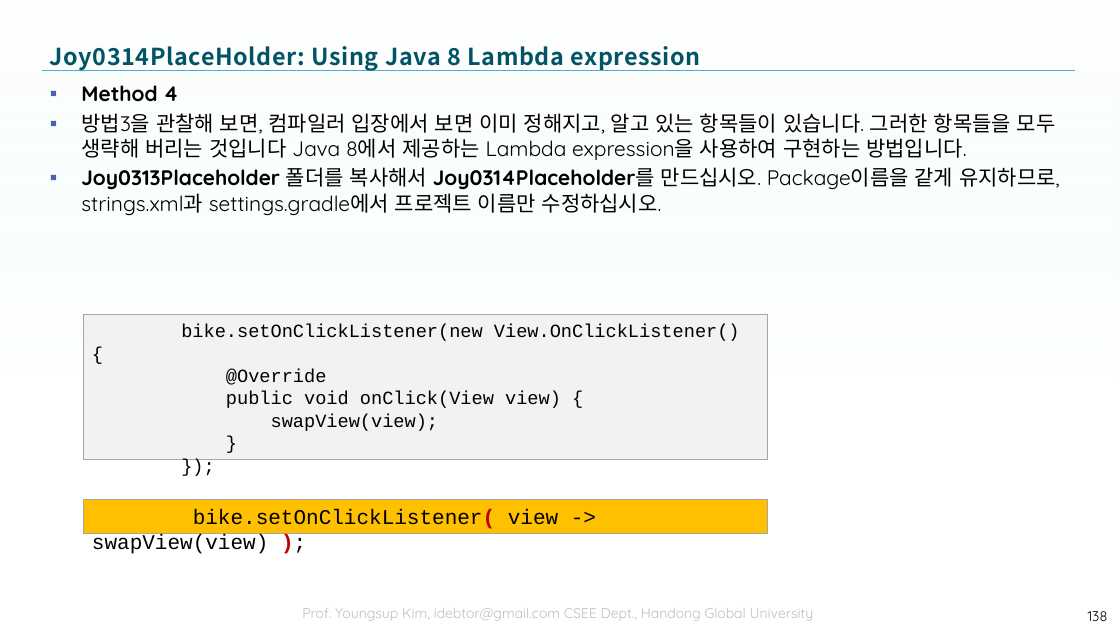
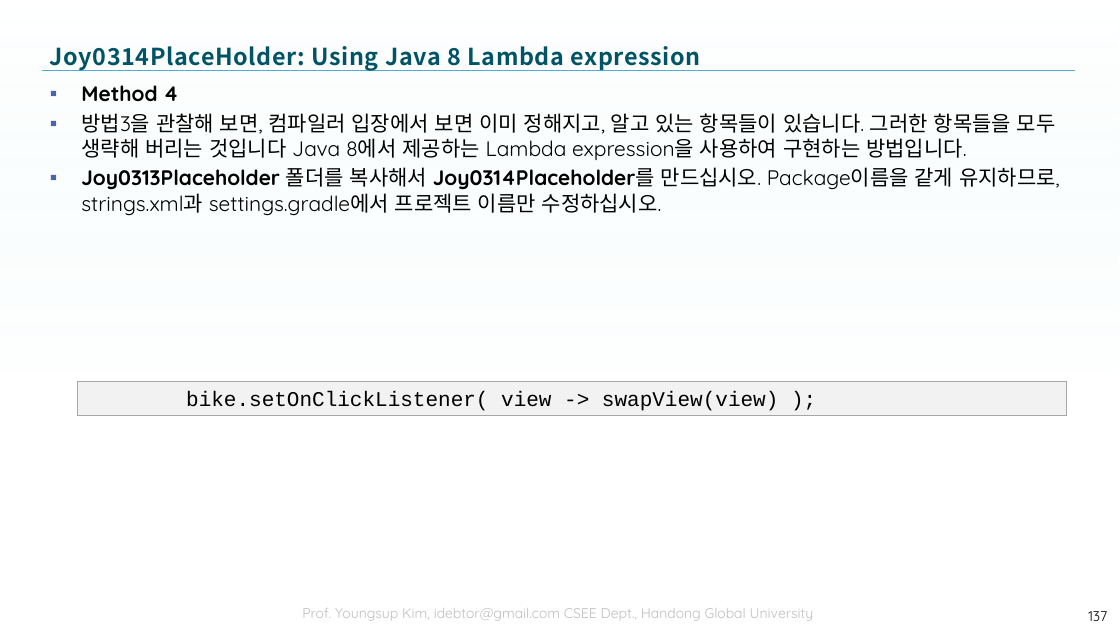
Before and after one commit to tae7841/HuStarAS, a slide deck: slide 137 of ppts/03Widget.pptx (slide 138 before the commit). Drawn at 1120x630 pixels with LibreOffice and Linux fonts; fonts in the diff are those of the drawing; background and template pictures are left out. Boxes give left, top, right and bottom in pixels: in the first picture for what was removed or moved away, otherwise in the second. Text is boxed around its words. In the diff, an @@ line names an element or a change of style, - is before the commit and + after.

```diff
--- a/ppts/03Widget.pptx
+++ b/ppts/03Widget.pptx
@@ rectangle removed at [84,315,768,460] @@
-bike.setOnClickListener(new View.OnClickListener() {
-@Override
-public void onClick(View view) {
-swapView(view);
-}
-});
@@ rectangle "bike.setOnClickListener( view -> swapView(view) );": place and size @@
-rectangle "bike.setOnClickListener( view -> swapView(view) );" at [84,500,768,534]
+rectangle "bike.setOnClickListener( view -> swapView(view) );" at [77,381,1067,415]
@@ rectangle "bike.setOnClickListener( view -> swapView(view) );" at [77,381,1067,415]: text colour #C00000 to #000000, bold off in "bike.setOnClickListener( );"; fill #FFC000 to #F2F2F2 @@
@@ page number at [1088,611,1107,621]: text changed @@
-138
+137
```
Also in this commit, not shown: 10 other slides changed, 2 slides removed.
